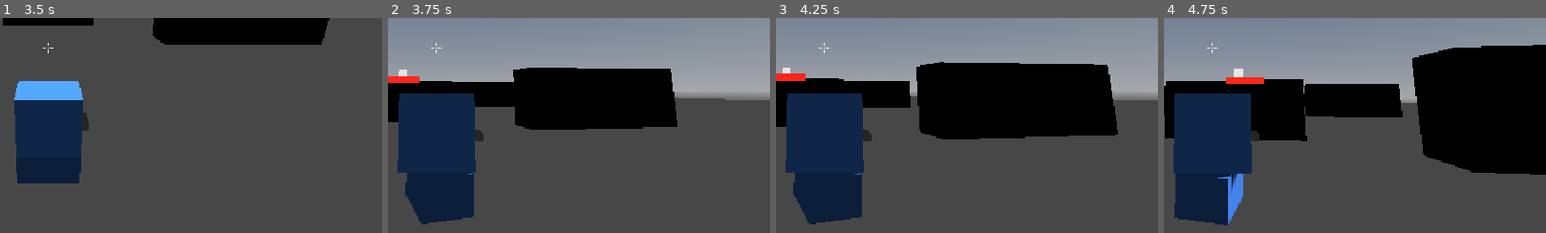
Above: before the commit, frames 1-4 (left to right).
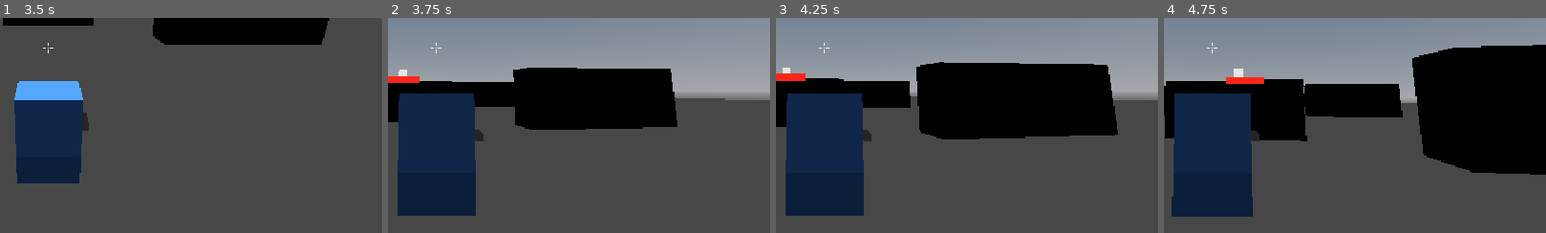
Above: after the commit, the same moments.

Repository: jonathandaley/Hardpoint
Game: Godot game, scene res://scenes/ui/TitleScreen.tscn
Two runs of this game, one before a commit and one after it. Both use one fixed random seed, a clock stepped at 60 frames per second and the inputs below.
Inputs (mouse positions are % of the whole screen's width and height, from its top left):
- Up to frame 1 (3.5 s): tap Enter (ui_accept) at 0.5, 0.77 s; move the mouse to (45, 70) at 0.52 s; press the mouse at (45, 70) at 0.53 s; hold W (move_forward) 0.53-1.25 s; release the mouse at (45, 70) at 1.25 s; click "MECH" at 1.25 s; click "PILOT" at 2 s; click "FIND MATCH" at 2.75 s
- Up to frame 2 (3.75 s): tap Enter (ui_accept) at 3.5 s; move the mouse to (57, 51) at 3.52 s; hold W (move_forward) from 3.53 s (still down); right-click (57, 51) at 3.6 s
- Up to frame 3 (4.25 s): keep holding W (move_forward); tap Enter (ui_accept) at 3.77 s
- Up to frame 4 (4.75 s): keep holding W (move_forward); move the mouse to (42, 49) at 4.27 s; press the mouse at (42, 49) at 4.28 s
The pictures show only the part of the screen within x 44-94%, y 43-93%; the shares and areas given below are measured in that part.

Frame 1 is identical in both runs. In frame 2, 1.0% of the frame differs, in the area x 2-23%, y 72-96%; in frame 3, 1.0%; in frame 4, 1.7%, in the area x 2-24%, y 72-97%.

Commit message:
Fix leg rotation: convert world velocity to mech-local space
legs.rotation.y is local to the CharacterBody3D, but horiz_vel is in
world space. Player mech spawns at rotation_degrees(0,-90,0), making
world +X = local -Z, so the angle was always ~π/2 off. Fix: transform
velocity through the inverse of the mech's global basis before atan2.

Co-Authored-By: Claude Sonnet 4.6 <noreply@anthropic.com>

Diff:
--- a/scripts/Mech.gd
+++ b/scripts/Mech.gd
@@ -98,9 +98,10 @@
 func _update_legs(delta: float) -> void:
 	var horiz_vel := Vector3(velocity.x, 0.0, velocity.z)
 	if horiz_vel.length_squared() > 0.25:
-		# Target Y angle: makes legs -Z face the velocity direction.
-		# atan2(vx, -vz) is the rotation.y that look_at() would produce.
-		var target_y := atan2(horiz_vel.x, -horiz_vel.z)
+		# Convert world-space velocity to mech-local space so the angle is
+		# relative to legs.rotation.y (which is local, not world).
+		var local_vel := global_transform.basis.inverse() * horiz_vel
+		var target_y := atan2(-local_vel.x, -local_vel.z)
 		var diff := angle_difference(legs.rotation.y, target_y)
 		legs.rotation.y += clamp(diff, -leg_rotation_speed * delta, leg_rotation_speed * delta)
 
